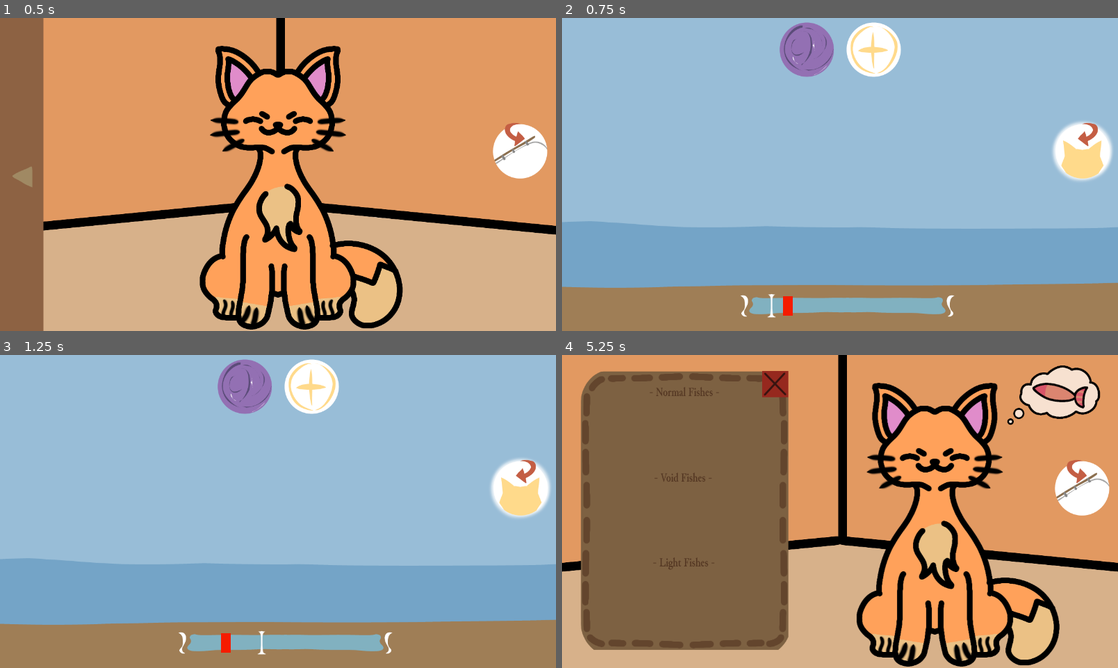
Above: before the commit, frames 1-4 (two rows, left to right).
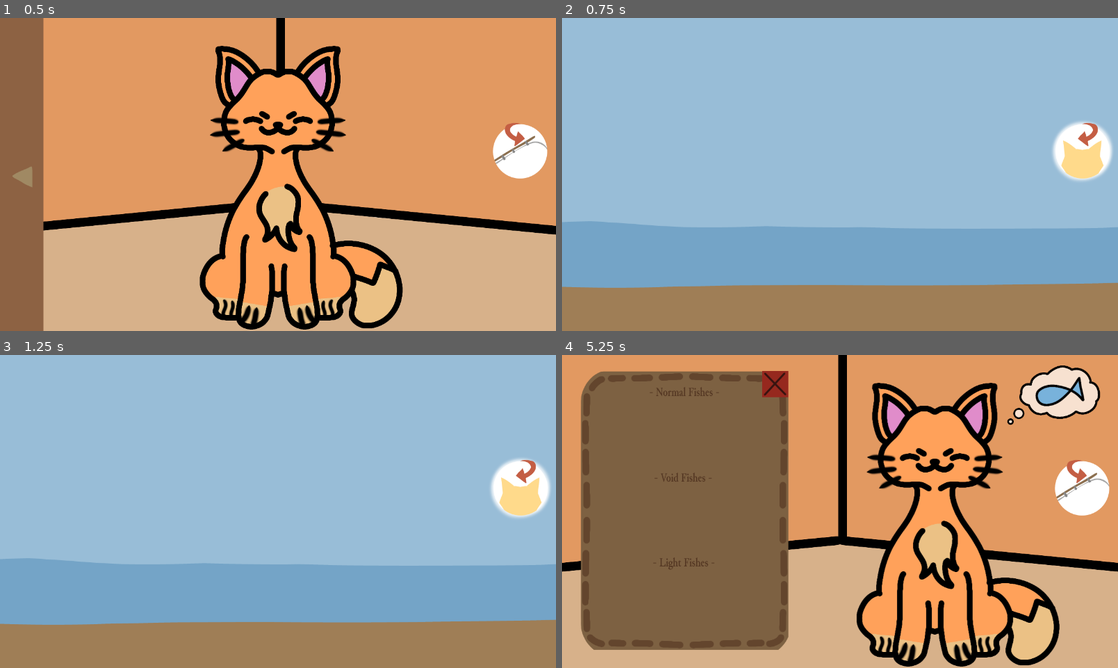
Above: after the commit, the same moments.

Repository: jhazmineaudrey/Reelin-Rifts
Game: Godot game, scene res://Scenes/MainMenu.tscn
Same seed, same stepped clock (60 frames per second), same inputs: the game is played once before the commit and once after it.
Inputs (mouse positions are in pixels of both pictures, inside the frame that each line leads up to):
- Up to frame 1 (0.5 s): no input
- Up to frame 2 (0.75 s): click (1084, 152) at 0.5 s
- Up to frame 3 (1.25 s): no input
- Up to frame 4 (5.25 s): click (1084, 489) at 1.25 s; click (584, 511) at 2 s; tap Enter at 2.75, 4.25 s; move the mouse to (962, 495) at 2.77 s; hold Right 2.78-3.53 s; click (962, 495) at 2.85 s; tap E (Fish) at 3.05, 3.6, 4.55, 5.1 s; tap Space at 3.5, 5 s; move the mouse to (728, 527) at 3.52 s; hold Down 3.53-4.28 s; click (728, 527) at 3.8 s; move the mouse to (895, 442) at 4.27 s; hold Right 4.28-5.03 s; click (895, 442) at 4.35 s; move the mouse to (812, 574) at 5.02 s; hold Up from 5.03 s (still down)

Frame 1 is identical in both runs. In frame 2, 4.5% of the frame differs, in the area x 32-71%, y 1-96%; in frame 3, 4.5%; in frame 4, 0.6%.

Commit message:
feat: add more unlock systems

Diff:
--- a/Scenes/FishingScene.tscn
+++ b/Scenes/FishingScene.tscn
@@ -15,7 +15,12 @@
 [ext_resource type="Texture2D" uid="uid://0cv8rk36xugq" path="res://Assets/LightIconHover.png" id="13_d61yx"]
 [ext_resource type="Texture2D" uid="uid://cuwwjxnyyveay" path="res://Assets/NormalIcon.png" id="14_sslnf"]
 [ext_resource type="Texture2D" uid="uid://js23n8q1lgma" path="res://Assets/NormalIconHover.png" id="15_u7kdj"]
-[ext_resource type="PackedScene" uid="uid://bgmymqbxyu420" path="res://Scenes/fishing_bar.tscn" id="16_gc7q3"]
+[ext_resource type="Texture2D" uid="uid://cdwso5ajggcc1" path="res://Assets/axolotl.png" id="17_q1mok"]
+[ext_resource type="Texture2D" uid="uid://d0osdk7xilebr" path="res://Assets/voidsquid.png" id="18_d0ubc"]
+[ext_resource type="Texture2D" uid="uid://cu30le4bu2sb7" path="res://Assets/fih.png" id="19_4uijw"]
+[ext_resource type="Texture2D" uid="uid://b6w4cbidvp3x3" path="res://Assets/salmon.png" id="20_ky5vq"]
+[ext_resource type="Texture2D" uid="uid://4jfbnq5adym" path="res://Assets/whale.png" id="21_4snnr"]
+[ext_resource type="Texture2D" uid="uid://dbwyeyaeug8le" path="res://Assets/pearl.png" id="22_ehq85"]
 
 [node name="FishingScene" type="Node2D" unique_id=2084561976]
 script = ExtResource("1_yqmf6")
@@ -137,8 +142,59 @@
 texture_pressed = ExtResource("14_sslnf")
 texture_hover = ExtResource("15_u7kdj")
 
-[node name="FishingBar" parent="." unique_id=1722417014 instance=ExtResource("16_gc7q3")]
-position = Vector2(407, 632)
+[node name="FishShowBg" type="ColorRect" parent="." unique_id=2069021631]
+modulate = Color(1, 1, 1, 0)
+offset_left = -12.0
+offset_top = -18.0
+offset_right = 1315.0
+offset_bottom = 745.0
+mouse_filter = 2
+color = Color(0, 0, 0, 1)
+
+[node name="ShowFishedSprites" type="Node2D" parent="." unique_id=1403123048]
+modulate = Color(1, 1, 1, 0)
+
+[node name="Axolotl" type="Sprite2D" parent="ShowFishedSprites" unique_id=186091878]
+visible = false
+z_index = 6
+position = Vector2(640, 319.58)
+scale = Vector2(2.715, 2.715)
+texture = ExtResource("17_q1mok")
+
+[node name="VoidSquid" type="Sprite2D" parent="ShowFishedSprites" unique_id=1950080]
+visible = false
+z_index = 6
+position = Vector2(640, 319.58)
+scale = Vector2(2.715, 2.715)
+texture = ExtResource("18_d0ubc")
+
+[node name="Fish" type="Sprite2D" parent="ShowFishedSprites" unique_id=2032941079]
+visible = false
+z_index = 6
+position = Vector2(640, 319.58)
+scale = Vector2(2.715, 2.715)
+texture = ExtResource("19_4uijw")
+
+[node name="Salmon" type="Sprite2D" parent="ShowFishedSprites" unique_id=333595616]
+visible = false
+z_index = 6
+position = Vector2(640, 319.58)
+scale = Vector2(2.715, 2.715)
+texture = ExtResource("20_ky5vq")
+
+[node name="Whale" type="Sprite2D" parent="ShowFishedSprites" unique_id=1803714058]
+visible = false
+z_index = 6
+position = Vector2(640, 319.58)
+scale = Vector2(2.715, 2.715)
+texture = ExtResource("21_4snnr")
+
+[node name="Pearl" type="Sprite2D" parent="ShowFishedSprites" unique_id=1776247124]
+visible = false
+z_index = 6
+position = Vector2(640, 319.58)
+scale = Vector2(2.715, 2.715)
+texture = ExtResource("22_ehq85")
 
 [connection signal="pressed" from="ChangeSceneIcon" to="." method="_on_change_scene_icon_pressed"]
 [connection signal="pressed" from="VoidButton" to="." method="_on_void_button_pressed"]
--- a/Scripts/fish_cursor_hit_area.gd
+++ b/Scripts/fish_cursor_hit_area.gd
@@ -1,2 +1,11 @@
 extends Area2D
 class_name FishCursorHitArea
+
+@onready var color_rect: ColorRect = $ColorRect
+@onready var collision_shape_2d: CollisionShape2D = $CollisionShape2D
+
+func _ready() -> void:
+	var size = randi_range(11, 22)
+	color_rect.position.x = -(size/2)
+	color_rect.size.x = size
+	collision_shape_2d.shape.size.x = size
--- a/Scripts/fishing_bar.gd
+++ b/Scripts/fishing_bar.gd
@@ -17,7 +17,8 @@
 
 func _process(_delta: float) -> void:
 	if correct_hits == 3:
-		self.queue_free()
+		get_parent().fished()
+		queue_free()
 
 func reset_hits():
 	if hits.get_child_count() > 0:
--- a/Scripts/fishing_scene.gd
+++ b/Scripts/fishing_scene.gd
@@ -18,7 +18,21 @@
 @onready var voidfbg: Sprite2D = $FishingBackgrounds/Void
 @onready var lightfbg: Sprite2D = $FishingBackgrounds/Light
 
+# Unlocked
+@onready var fish_show_bg: ColorRect = $FishShowBg
+@onready var show_fished_sprites: Node2D = $ShowFishedSprites
+
+@onready var axolotl: Sprite2D = $ShowFishedSprites/Axolotl
+@onready var void_squid: Sprite2D = $ShowFishedSprites/VoidSquid
+@onready var fish: Sprite2D = $ShowFishedSprites/Fish
+@onready var salmon: Sprite2D = $ShowFishedSprites/Salmon
+@onready var whale: Sprite2D = $ShowFishedSprites/Whale
+@onready var pearl: Sprite2D = $ShowFishedSprites/Pearl
+
+var picked
+
 func _ready() -> void:
+	set_process_input(false)
 	match GlobalScene.current_scene:
 		"Normal":
 			normalbg.visible = true
@@ -59,9 +73,73 @@
 
 	scene_buttons_container.global_position = Vector2((get_viewport_rect().size.x/2) - (scene_buttons_container.size.x/2), 0)
 
+func _input(event: InputEvent) -> void:
+	if Input.is_action_just_pressed("Click"):
+		create_tween().tween_property(fish_show_bg, "modulate:a", 0, 0.5).set_ease(Tween.EASE_IN_OUT)
+		create_tween().tween_property(show_fished_sprites, "modulate:a", 0, 0.5).set_ease(Tween.EASE_IN_OUT)
+		for i in show_fished_sprites.get_children():
+			i.visible = false
+		set_process_input(false)
+
+func fished():
+	match GlobalScene.current_scene:
+		"Normal":
+			var normal_fishes = ["Fish", "Salmon"]
+			var weights = PackedFloat32Array([70.0, 30.0])
+			var rng = RandomNumberGenerator.new().rand_weighted(weights)
+			picked = normal_fishes[rng]
+			show_fished()
+		"Void":
+			var void_fishes = ["VSquid", "Axolotl"]
+			var weights = PackedFloat32Array([80.0, 20.0])
+			var rng = RandomNumberGenerator.new().rand_weighted(weights)
+			picked = void_fishes[rng]
+			show_fished()
+		"Light":
+			var light_fishes = ["Pearl", "Whale"]
+			var weights = PackedFloat32Array([90.0, 10.0])
+			var rng = RandomNumberGenerator.new().rand_weighted(weights)
+			picked = light_fishes[rng]
+			show_fished()
+
+func show_fished():
+	set_process_input(true)
+	create_tween().tween_property(fish_show_bg, "modulate:a", 0.4, 0.5).set_ease(Tween.EASE_IN_OUT)
+	create_tween().tween_property(show_fished_sprites, "modulate:a", 1, 0.5).set_ease(Tween.EASE_IN_OUT)
+	match picked:
+		"Fish":
+			if GlobalScene.fish_unlock != true:
+				GlobalScene.fish_unlock = true
+				fish.visible = true
+			GlobalScene.fish_qty += 1
+		"Salmon":
+			if GlobalScene.salmon_unlock != true:
+				GlobalScene.salmon_unlock = true
+				salmon.visible = true
+			GlobalScene.salmon_qty += 1
+		"VSquid":
+			if GlobalScene.vsquid_unlock != true:
+				GlobalScene.vsquid_unlock = true
+				void_squid.visible = true
+			GlobalScene.vsquid_qty += 1
+		"Axolotl":
+			if GlobalScene.axolotl_unlock != true:
+				GlobalScene.axolotl_unlock = true
+				axolotl.visible = true
+			GlobalScene.axolotl_qty += 1
+		"Pearl":
+			if GlobalScene.pearl_unlock != true:
+				GlobalScene.pearl_unlock = true
+				pearl.visible = true
+			GlobalScene.pearl_qty += 1
+		"Whale":
+			if GlobalScene.whale_unlock != true:
+				GlobalScene.whale_unlock = true
+				whale.visible = true
+			GlobalScene.whale_qty += 1
+
 func _on_change_scene_icon_pressed() -> void:
 	get_tree().change_scene_to_packed(MAIN_MENU)
-
 
 func _on_void_button_pressed() -> void:
 	GlobalScene.current_scene = "Void"
--- a/Scripts/global_vars.gd
+++ b/Scripts/global_vars.gd
@@ -7,8 +7,8 @@
 var whale_unlock : bool = false
 var pearl_unlock : bool = false
 
-var void_unlock : bool = true
-var light_unlock : bool = true
+var void_unlock : bool = false
+var light_unlock : bool = false
 
 
 var fish_qty : int = 0
@@ -18,7 +18,9 @@
 var whale_qty : int = 0
 var pearl_qty : int = 0
 
-var possible_cat_wants = ["Fish", "Salmon", "VSquid", "Axolotl", "Whale", "Pearl"]
+var possible_cat_wants = ["Fish", "Salmon"]
+var weights = [45.0, 25.0]
+var weighted = PackedFloat32Array(weights)
 var current_cat_want : String
 var cat_want = false
 
@@ -32,10 +34,21 @@
 
 func _on_tim_til_next_thought_timeout() -> void:
 	time_til_next_thought.wait_time = randi_range(2, 5)
-	current_cat_want = possible_cat_wants.pick_random()
+	var rng = RandomNumberGenerator.new().rand_weighted(weighted)
+	current_cat_want = possible_cat_wants[rng]
 	cat_want = true
 
 func thought_reset():
 	current_cat_want = ""
 	time_til_next_thought.start()
 	cat_want = false
+
+func unlock_void():
+	possible_cat_wants.append_array(["VSquid", "Axolotl"])
+	weights.append_array([15.0, 10.0])
+	void_unlock = true
+
+func unlock_light():
+	possible_cat_wants.append_array(["Pearl", "Whale"])
+	weights.append_array([4.0, 1.0])
+	light_unlock = true
